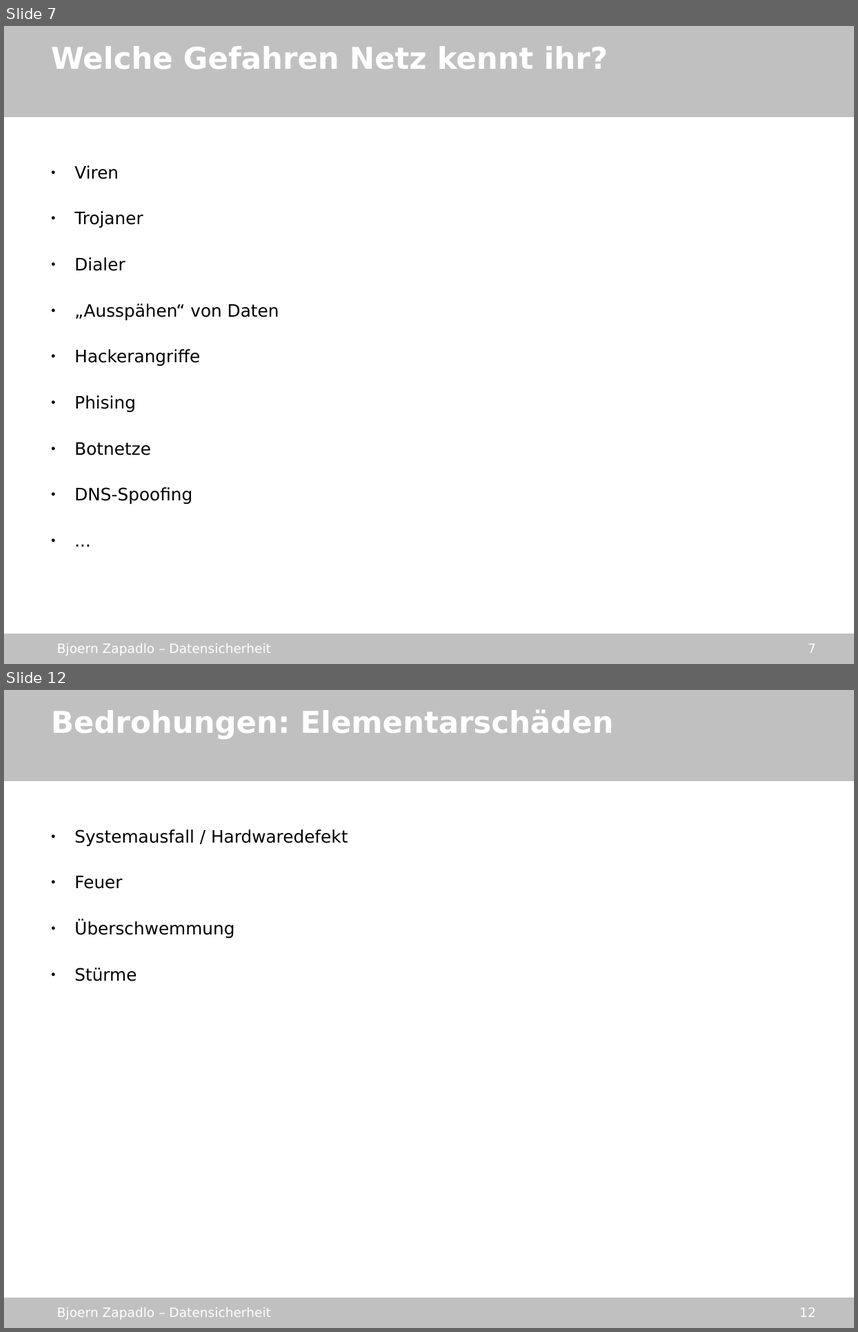
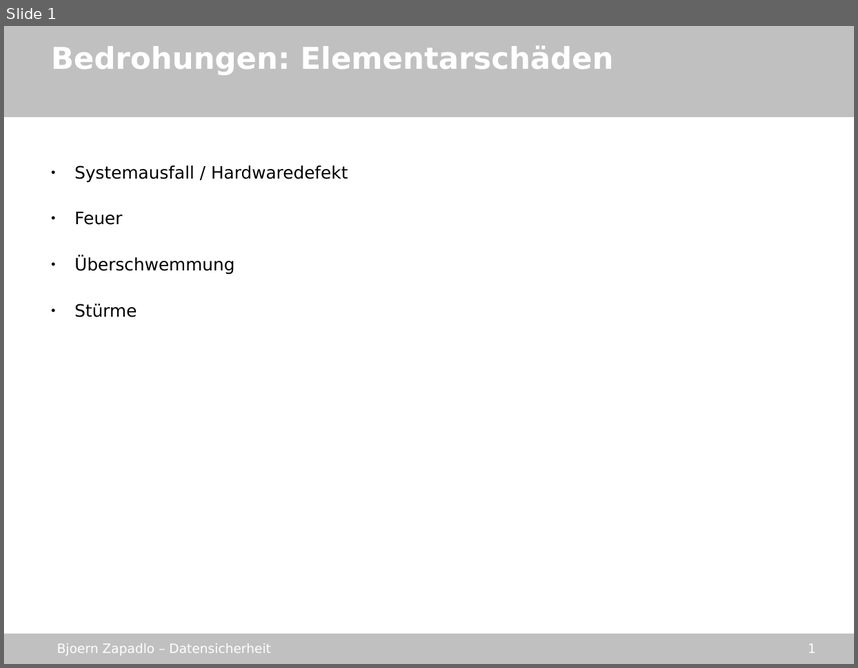
Before and after one commit to gmb2012/sae-datasecurity, a slide deck: stuff/datensicherheit_sae.odp. Shown one above the other, each under a label of ours: slides 7 and 12 before the commit, slide 1 after it; the slides between them are not shown. The pictures are 858x1332 and 858x668 pixels, drawn with LibreOffice and Linux fonts; fonts in the diff are those of the drawing; background and template pictures are left out. Boxes give left, top, right and bottom in pixels: in the first picture for what was removed or moved away, otherwise in the second. Text is boxed around its words. In the diff, an @@ line names an element or a change of style, - is before the commit and + after.

```diff
--- a/stuff/datensicherheit_sae.odp
+++ b/stuff/datensicherheit_sae.odp
@@ slide 7 removed at (4,26,854,664), background picture (left out); not listed: 4 template elements that a slide beside it also shows @@
@@ text removed at (51,46,608,69) @@
-Welche Gefahren Netz kennt ihr?
@@ text removed at (74,165,279,504) @@
-● Viren
-● Trojaner
-● Dialer
-● „Ausspähen“ von Daten
-● Hackerangriffe
-● Phising
-● Botnetze
-● DNS-Spoofing
-● ...
@@ what was slide 12 is now slide 1 @@
@@ page number at (808,644,816,653): text changed @@
-12
+1
```
Also in this commit, not shown: 2 slides changed, 10 other slides removed, 4 other files.
